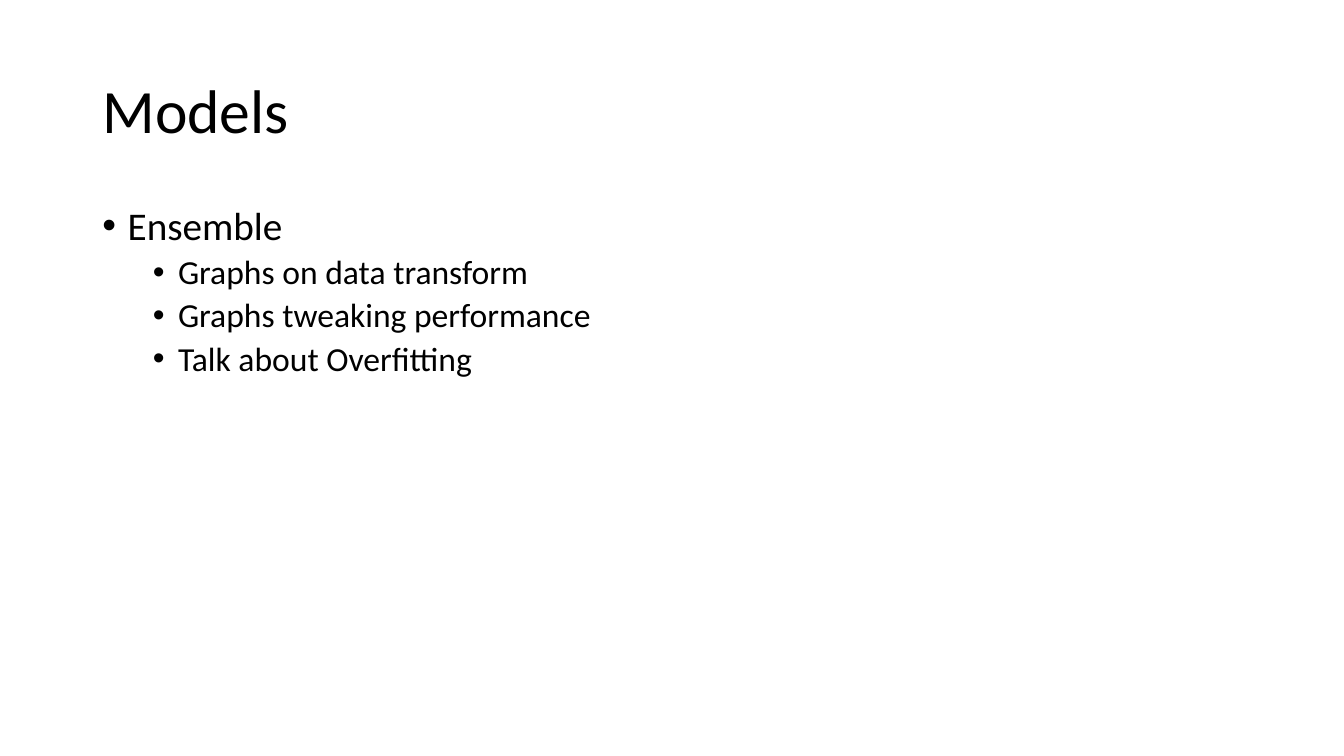
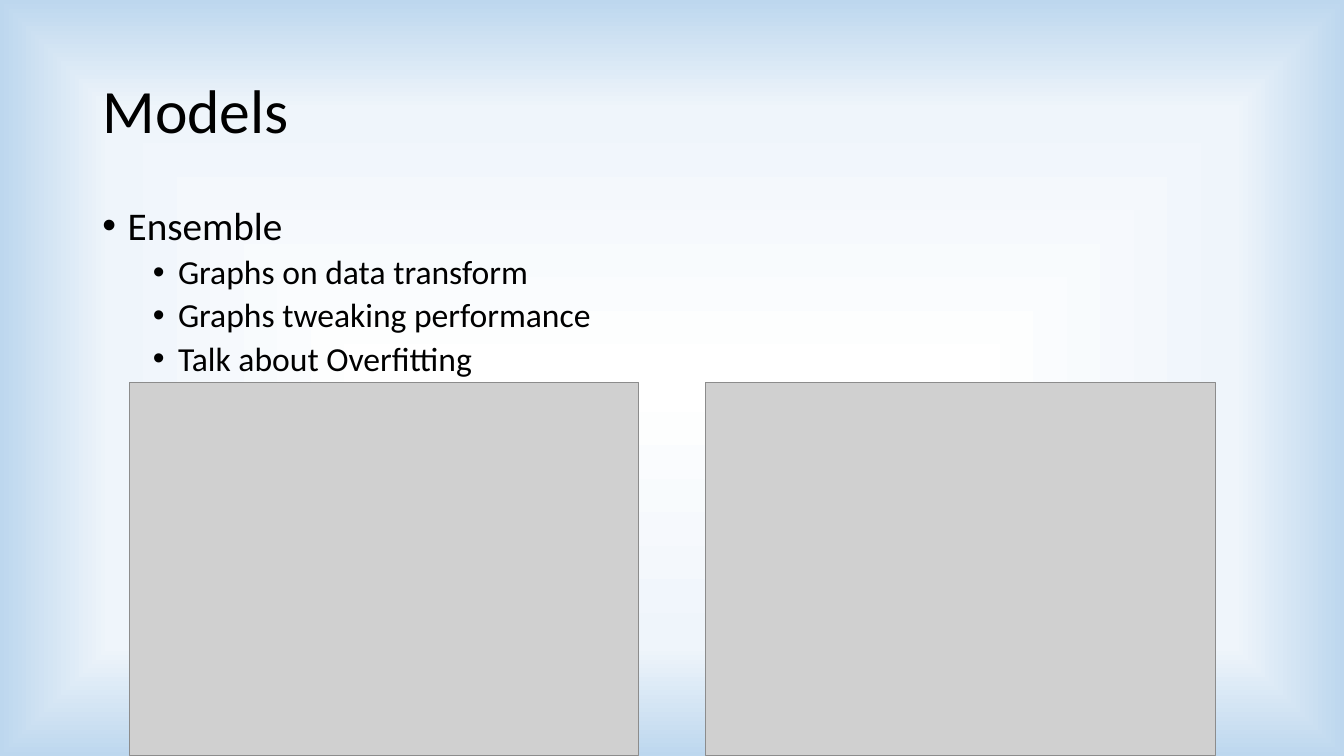
Before and after one commit to akshaymehra24/who-is-more-influential, a slide deck: slide 11 of Predicting Influencers in a Social Network.pptx (slide 10 before the commit). Drawn at 1344x756 pixels with LibreOffice and Linux fonts; fonts in the diff are those of the drawing; grey boxes stand for pictures. Boxes give left, top, right and bottom in pixels: in the first picture for what was removed or moved away, otherwise in the second. Text is boxed around its words. In the diff, an @@ line names an element or a change of style, - is before the commit and + after.

```diff
--- a/Predicting Influencers in a Social Network.pptx
+++ b/Predicting Influencers in a Social Network.pptx
@@ background #FFFFFF to gradient #FFFFFF to #EFF5FB to #BDD7EE @@
@@ picture added at [129,382,639,756] @@
@@ picture added at [706,382,1216,756] @@
```
Also in this commit, not shown: 8 other slides changed, 5 slides added, 4 slides removed.
